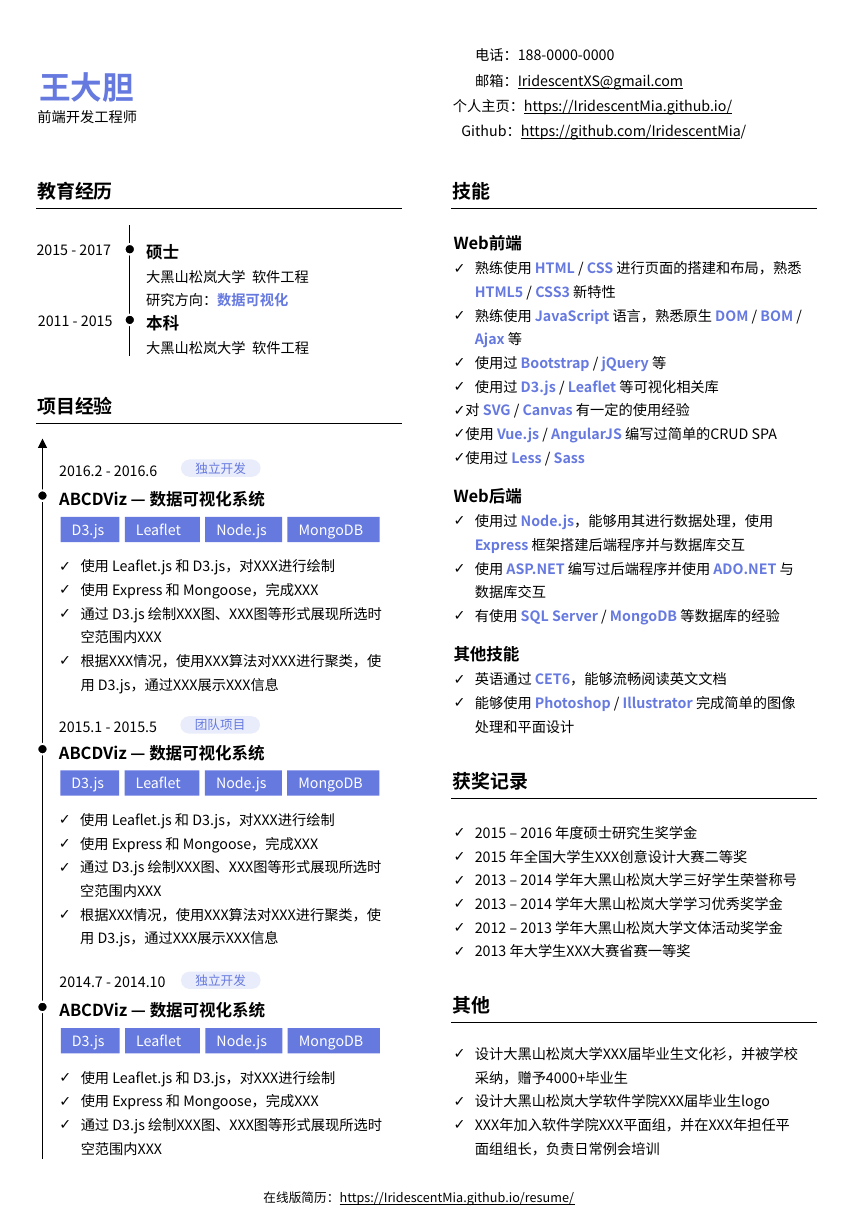
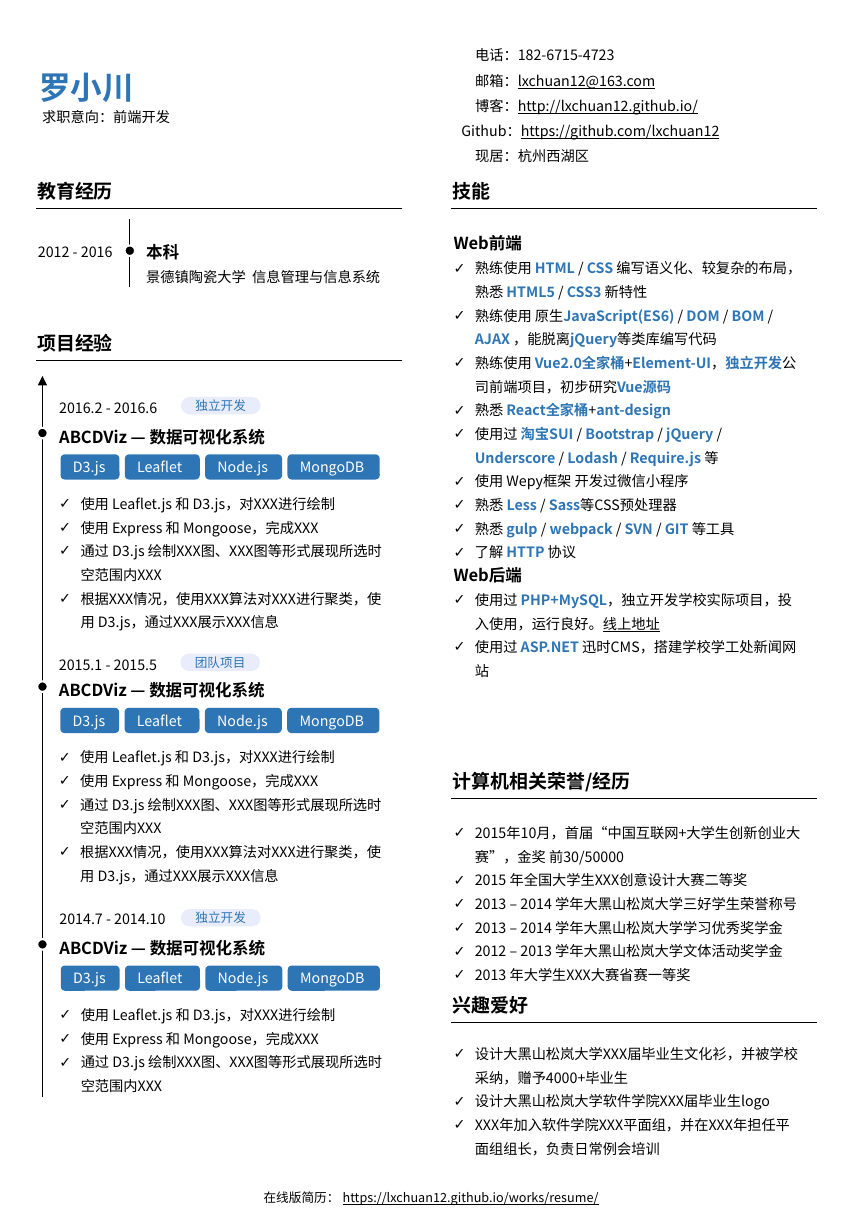
Before and after one commit to lxchuan12/works, a slide deck: slide 1 of resume/doc/resume.pptx. Drawn at 853x1232 pixels with LibreOffice and Linux fonts; fonts in the diff are those of the drawing. Boxes give left, top, right and bottom in pixels: in the first picture for what was removed or moved away, otherwise in the second. Text is boxed around its words. In the diff, an @@ line names an element or a change of style, - is before the commit and + after.

```diff
--- a/resume/doc/resume.pptx
+++ b/resume/doc/resume.pptx
@@ text at box(461, 48, 719, 162): text changed @@
-电话：188-0000-0000
-邮箱：IridescentXS@gmail.com
-个人主页：https://IridescentMia.github.io/
-Github：https://github.com/IridescentMia/
+电话：182-6715-4723
+邮箱：lxchuan12@163.com
+博客：http://lxchuan12.github.io/
+Github：https://github.com/lxchuan12
+现居：杭州西湖区
@@ text at box(39, 72, 134, 102): text changed; text colour #6679DF to #2E75B5 @@
-王大胆
+罗小川
@@ text at box(42, 110, 170, 123): text changed @@
-前端开发工程师
+求职意向：前端开发
@@ line moved from (130, 225) - (130, 356) to (130, 220) - (130, 287) @@
@@ text removed at box(37, 244, 111, 255) @@
-2015 - 2017
@@ text at box(38, 246, 113, 257): text changed @@
-2011 - 2015
+2012 - 2016
@@ ellipse: place and size @@
-ellipse at box(125, 315, 135, 325)
+ellipse at box(125, 246, 135, 256)
@@ ellipse removed at box(125, 245, 135, 255) @@
@@ text at box(146, 244, 309, 307): paragraphs removed @@
-硕士
-大黑山松岚大学 软件工程
-研究方向：数据可视化
@@ text at box(475, 261, 801, 558): text changed; text colour #6679DF to #2E75B5 @@
-✓ 熟练使用 HTML / CSS 进行页面的搭建和布局，熟悉HTML5 / CSS3 新特性
-✓ 熟练使用 JavaScript 语言，熟悉原生 DOM / BOM / Ajax 等
-✓ 使用过 Bootstrap / jQuery 等
-✓ 使用过 D3.js / Leaflet 等可视化相关库
-✓ 对 SVG / Canvas 有一定的使用经验
-✓ 使用 Vue.js / AngularJS 编写过简单的CRUD SPA
-✓ 使用过 Less / Sass
+✓ 熟练使用 HTML / CSS 编写语义化、较复杂的布局，熟悉 HTML5 / CSS3 新特性
+✓ 熟练使用 原生JavaScript(ES6) / DOM / BOM / AJAX ，能脱离jQuery等类库编写代码
+✓ 熟练使用 Vue2.0全家桶+Element-UI，独立开发公司前端项目，初步研究Vue源码
+✓ 熟悉 React全家桶+ant-design
+✓ 使用过 淘宝SUI / Bootstrap / jQuery / Underscore / Lodash / Require.js 等
+✓ 使用 Wepy框架 开发过微信小程序
+✓ 熟悉 Less / Sass等CSS预处理器
+✓ 熟悉 gulp / webpack / SVN / GIT 等工具
+✓ 了解 HTTP 协议
@@ text at box(146, 270, 380, 283): text changed @@
-大黑山松岚大学 软件工程
+景德镇陶瓷大学 信息管理与信息系统
@@ text colour #6679DF to #2E75B5 in 3 elements at box(181, 909, 260, 926), box(181, 654, 260, 671), box(181, 397, 260, 414) @@
@@ 10 rounded rectangles, 2 texts, 1 line, 1 ellipse: place and size @@
-10 rounded rectangles, 2 texts, 1 line, 1 ellipse at box(36, 423, 401, 1053)
+10 rounded rectangles, 2 texts, 1 line, 1 ellipse at box(36, 361, 401, 991)
@@ text at box(454, 567, 522, 583): line spacing 2 to 15pt @@
@@ text at box(475, 617, 796, 677): text changed @@
-✓ 使用过 Node.js，能够用其进行数据处理，使用Express 框架搭建后端程序并与数据库交互
-✓ 使用 ASP.NET 编写过后端程序并使用 ADO.NET 与数据库交互
-✓ 有使用 SQL Server / MongoDB 等数据库的经验
-其他技能
-✓ 英语通过 CET6，能够流畅阅读英文文档
-✓ 能够使用 Photoshop / Illustrator 完成简单的图像处理和平面设计
+✓ 使用过 PHP+MySQL，独立开发学校实际项目，投入使用，运行良好。线上地址
+✓ 使用过 ASP.NET 迅时CMS，搭建学校学工处新闻网站
@@ rectangle to rounded rectangle; fill #6679DF to #2E75B5 in 12 elements at box(60, 966, 119, 991), box(206, 966, 283, 991), box(288, 966, 380, 991), box(125, 966, 200, 991), box(60, 455, 119, 480), box(205, 455, 282, 480), box(288, 455, 380, 480), box(125, 455, 200, 480), box(60, 707, 119, 732), box(205, 707, 282, 732), box(288, 707, 380, 732), box(124, 707, 199, 732) @@
@@ text at box(453, 772, 631, 792): text changed @@
-获奖记录
+计算机相关荣誉/经历
@@ text at box(475, 826, 800, 865): text changed @@
-✓ 2015 – 2016 年度硕士研究生奖学金
+✓ 2015年10月，首届“中国互联网+大学生创新创业大赛”，金奖 前30/50000
@@ 8 texts, 5 rounded rectangles, 2 ellipses, 1 arrow: place and size @@
-8 texts, 5 rounded rectangles, 2 ellipses, 1 arrow at box(37, 397, 382, 1159)
+8 texts, 5 rounded rectangles, 2 ellipses, 1 arrow at box(37, 334, 382, 1096)
@@ text at box(453, 996, 529, 1014): text changed @@
-其他
+兴趣爱好
@@ text at box(264, 1191, 599, 1205): text changed @@
-在线版简历：https://IridescentMia.github.io/resume/
+在线版简历： https://lxchuan12.github.io/works/resume/
```
Also in this commit, not shown: 1 other file.
